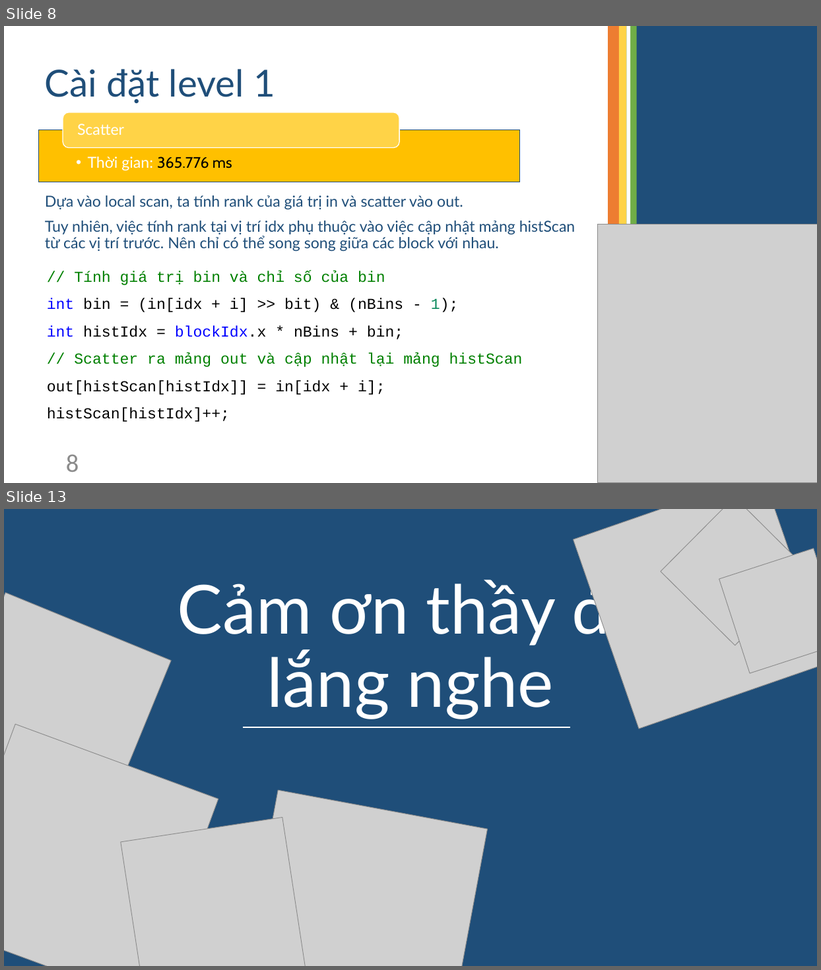
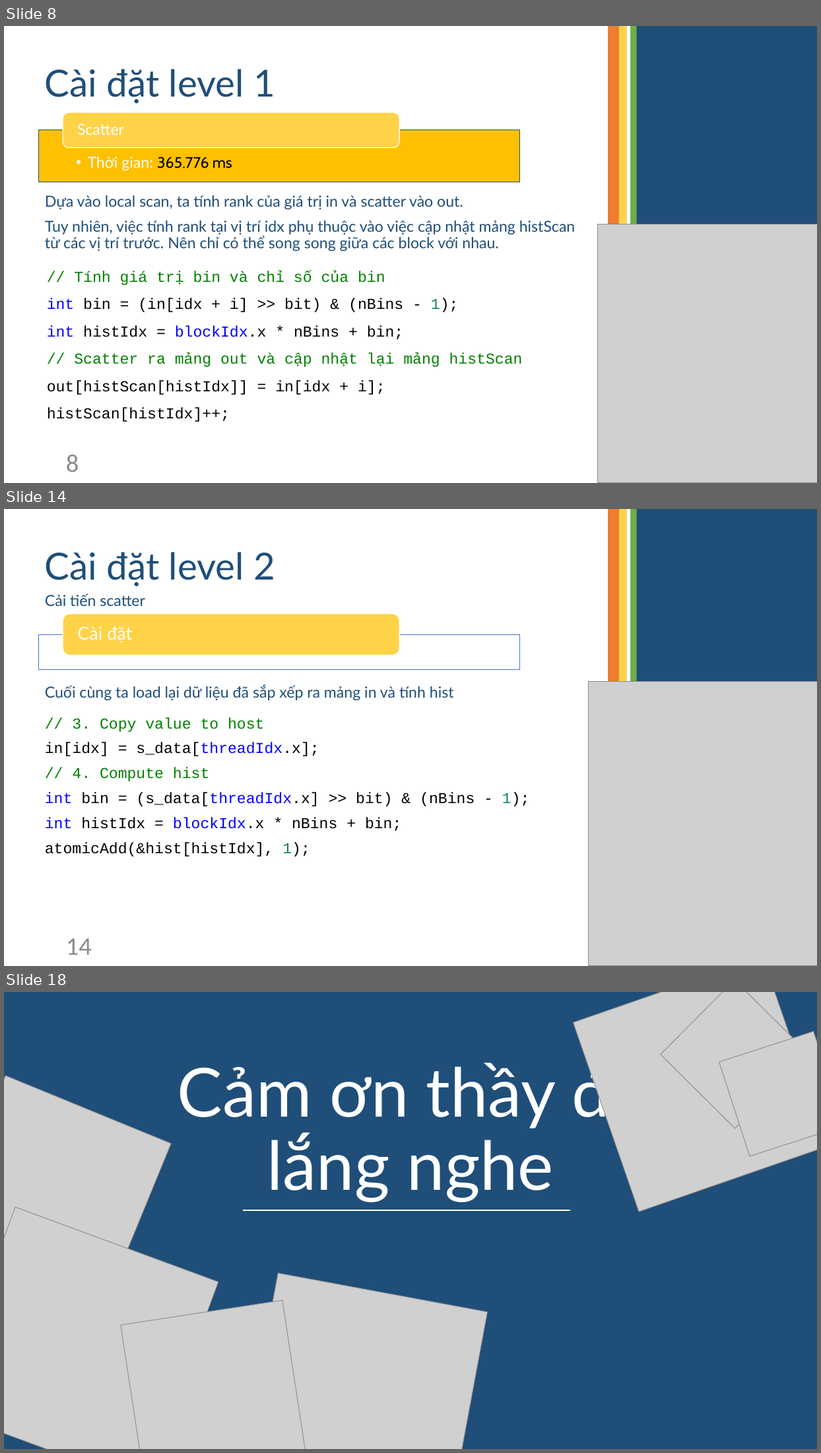
Before and after one commit to TruongNgocTai/GPU_finalProject, a slide deck: Radix Sort.pptx. Shown one above the other, each under a label of ours: slides 8 and 13 before the commit, slides 8, 14 and 18 after it; the slides between them are not shown. The pictures are 821x970 and 821x1453 pixels, drawn with LibreOffice and Linux fonts; fonts in the diff are those of the drawing; grey boxes stand for pictures. Boxes give left, top, right and bottom in pixels: in the first picture for what was removed or moved away, otherwise in the second. Text is boxed around its words. In the diff, an @@ line names an element or a change of style, - is before the commit and + after.

```diff
--- a/Radix Sort.pptx
+++ b/Radix Sort.pptx
@@ slide 14 added at [4, 509, 817, 966], background #FFFFFF @@
@@ title added at [45, 552, 275, 586], 44 pt, text #1F4E79 @@
+Cài đặt level 2
@@ text added at [45, 593, 145, 606], 18 pt, text #1F4E79 @@
+Cải tiến scatter
@@ rounded rectangle added at [63, 614, 399, 656], fill #FFD347, outline #FFFFFF 1 pt @@
@@ text added at [77, 626, 132, 643], 21 pt, text #FFFFFF @@
+Cài đặt
@@ rectangle added at [39, 634, 520, 670], fill #FFFFFF at 90% opacity, outline #4472C4 1 pt @@
@@ text added at [45, 685, 454, 701], 18 pt, text #1F4E79 @@
+Cuối cùng ta load lại dữ liệu đã sắp xếp ra mảng in và tính hist
@@ group added at [588, 509, 817, 966]: 5 rectangles, 1 picture @@
@@ text added at [45, 718, 530, 857], 18 pt, text #000000 @@
+// 3. Copy value to host
+in[idx] = s_data[threadIdx.x];
+// 4. Compute hist
+int bin = (s_data[threadIdx.x] >> bit) & (nBins - 1);
+int histIdx = blockIdx.x * nBins + bin;
+atomicAdd(&hist[histIdx], 1);
@@ page number added at [66, 939, 92, 955], 30 pt, text #8C8C8C @@
+14
@@ what was slide 13 is now slide 18 @@
```
Also in this commit, not shown: 4 slides changed, 7 other slides added, 3 slides removed, 1 other file.
